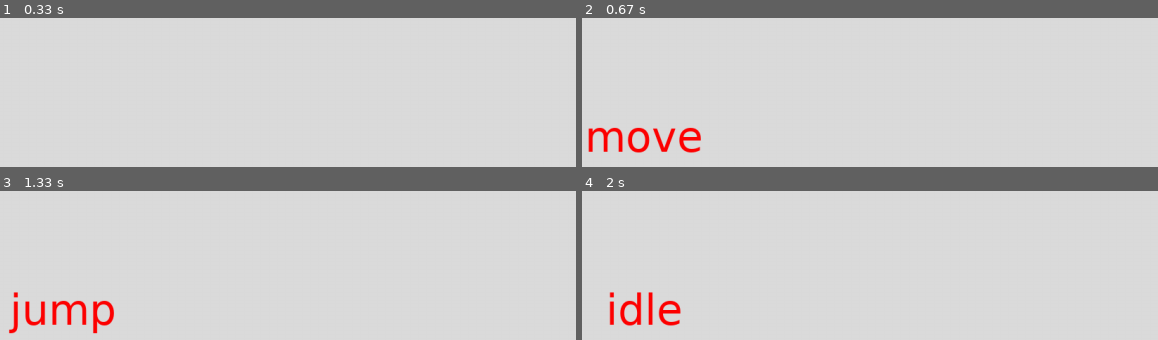
Above: before the commit, frames 1-4 (two rows, left to right).
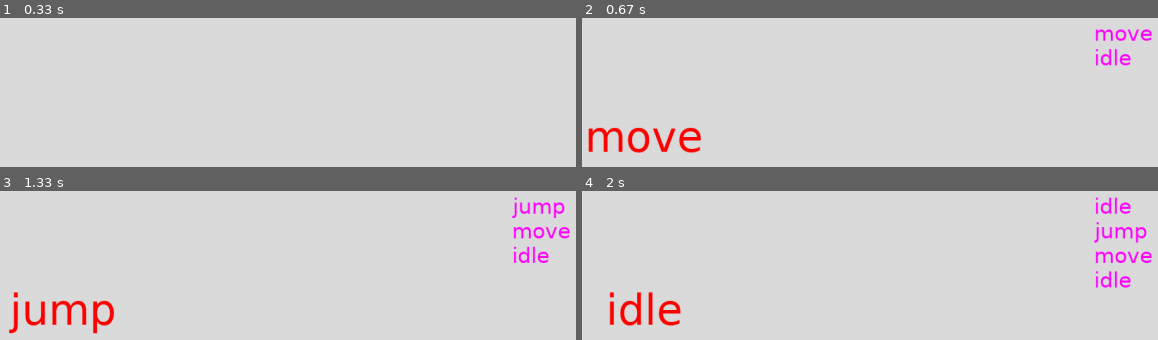
Above: after the commit, the same moments.

Repository: alberto-battistel/Experiment_with_Pygame
Game: pygame game, started from FSM.py
Same seed, same stepped clock (60 frames per second), same inputs: the game is played once before the commit and once after it.
Inputs:
- Up to frame 1 (0.33 s): no input
- Up to frame 2 (0.67 s): hold D from 0.33 s (still down)
- Up to frame 3 (1.33 s): release D at 0.8 s; hold W 0.83-1.13 s
- Up to frame 4 (2 s): tap Space at 1.67 s

Frame 1 is identical in both runs. In frame 2, 0.8% of the frame differs, in the area x 89-99%, y 7-33%; in frame 3, 1.3%; in frame 4, 1.6%, in the area x 88-99%, y 4-66%.

Commit message:
Render stack of the FSM.

Diff:
--- a/FSM.py
+++ b/FSM.py
@@ -99,21 +99,34 @@
 class TestRun(App):
     def __init__(self):
         super().__init__()
-        self.font = pygame.font.SysFont('Verdana', 60)
-        self.surface_2_render = None
+        self.font1 = pygame.font.SysFont('Verdana', 60)
+        self.font2 = pygame.font.SysFont('Verdana', 30)
+        self.state_to_render = self.font1.render("", True, (255,0,0))
+        self.stack_to_render = 5*[self.font2.render("", True, (255,0,0))]
 
     def handle_events(self,event):
         if event.type == KEYDOWN:
             state = fsm.handle_event(event)
-            self.surface_2_render = self.font.render(state, True, (255,0,0))
+            stack = [state.name for state in fsm.stack]
+
+            self.state_to_render = self.font1.render(state, True, (255,0,0))
+            self.stack_to_render = [self.font2.render(state, True, (255,0,255)) for state in stack]
 
     def render(self):
-        if self.surface_2_render is not None:
-            width,  heigth = self.surface_2_render.get_size()
-            position = [1/4*self.settings['screen_size'][0], 1/2*self.settings['screen_size'][1]]
-            position[0] = round(position[0]-width/2)
-            position[1] = round(position[1]-heigth/2)
-            self.screen.blit(self.surface_2_render, position)
+        # actual state
+        surface = self.state_to_render
+        width,  height = surface.get_size()
+        position = [1/4*self.settings['screen_size'][0], 1/2*self.settings['screen_size'][1]]
+        position[0] = round(position[0]-width/2)
+        position[1] = round(position[1]-height/2)
+        self.screen.blit(surface, position)
+
+        # stack
+        position = [3/4*self.settings['screen_size'][0], 1/4*self.settings['screen_size'][1]]
+        for surface in self.stack_to_render:
+            height = surface.get_height()
+            position[1] += height
+            self.screen.blit(surface, position)
 
 
 
